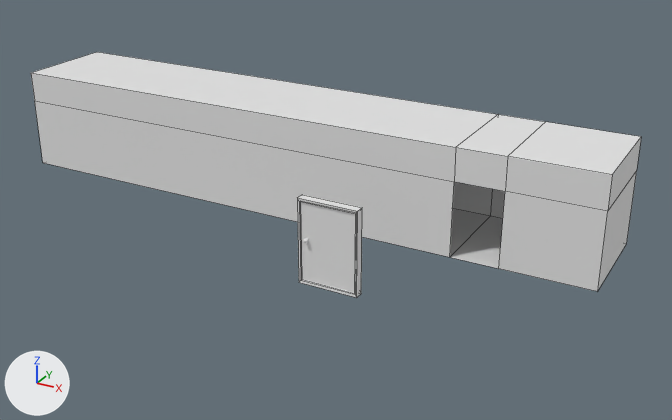
One commit to the Blender file TheButtonGame/Assets/Models/CorridorMain/CorridorHidden.blend: the scene before it, then after it.
Before and after are seen from a 50 mm lens placed at (8.67, -14.51, 7.17), pointed at (1.28, -1.09, 0.46). Lighting does not change. The marker at lower left points along +X, +Y and +Z. The older version comes first. Mesh edges are drawn as thin lines.
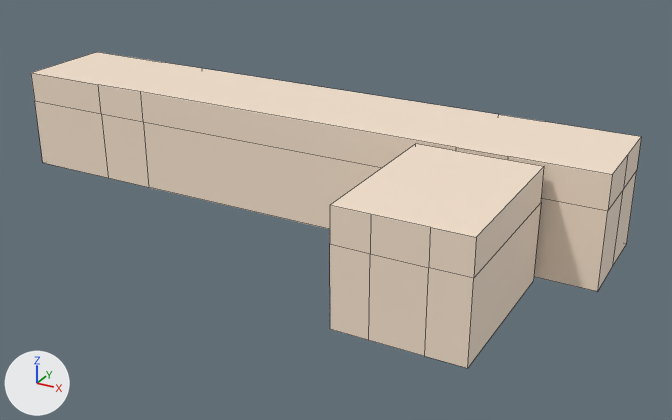
What differs and where, as boxes [x1, y1, x2, y2] in the pictures (672 x 420 px):
'Room1', added
    after: [330, 144, 544, 368]
'Plane', recoloured, moved (not visible afterwards)
    before: [300, 201, 356, 293]
'Plane.001', reshaped, moved, rescaled (not visible afterwards)
    before: [297, 195, 362, 298]
part 1 of me_cube_001, added
    after: [31, 52, 641, 290]
part 2 of me_cube_001, recoloured (white to beige)
    both: [456, 147, 612, 292]

Patch to the scene script:
```diff
--- a/TheButtonGame/Assets/Models/CorridorMain/CorridorHidden.blend.py
+++ b/TheButtonGame/Assets/Models/CorridorMain/CorridorHidden.blend.py
@@ mat_sign @@
+mat_sign = principled_material('Sign')
+mat_sign.base_color = (0.0423, 0.0999, 0.638)  # blue #3a59d1
@@ mat_door @@
+mat_door = principled_material('Door')
+mat_door.base_color = (0.0887, 0.0423, 0.007)  # brown #543a14
@@ mat_floor @@
+mat_floor = principled_material('Floor')
+mat_floor.base_color = (0.587, 0.497, 0.299)  # beige #c9bb95
@@ mat_walls @@
+mat_walls = principled_material('Walls')
+mat_walls.base_color = (0.951, 0.788, 0.635)  # beige #f9e6d1
@@ me_cube_001 @@
 # used by ob_corridor; location = (0.0, 0.0, 1.0)
-me_cube_001.from_pydata(...)  # 24 vertices, 21 faces; spans x -6.0..6.0, y -1.0..1.0, z -1.0..1.0
+me_cube_001.from_pydata(...)  # 46 vertices, 33 faces; spans x -6.0..6.0, y -1.15..1.0, z -1.0..1.0
+# me_cube_001 part 1: 22 vertices added at x -6.0..6.0, y -1.15..1.0, z -1.0..1.0
+# me_cube_001 part 2: 7 faces spanning x 3.47..6.0, y -1.0..1.0, z -1.0..1.0 switch from no material to mat_walls (beige #f9e6d1)
+me_cube_001.materials.append(mat_floor)  # beige #c9bb95
@@ me_plane @@
 # used by ob_plane; location = (2.15, -2.87, 0.7); rotation_euler = (1.571, 0.0, 0.0), in degrees (90, 0, 0)
-me_plane.from_pydata(...)  # 8 vertices, 6 faces; spans x -0.5..0.5, y -0.7..0.7, z -0.045..0.045
+me_plane.from_pydata(...)  # 8 vertices, 6 faces; spans x -0.441..0.441, y -0.7..0.7, z -0.045..0.045
+# edits to the shape of me_plane do not show in these pictures
+me_plane.materials.append(mat_door)  # brown #543a14
@@ me_plane_001 @@
 # used by ob_plane_001; location = (2.15, -2.87, 0.7); rotation_euler = (1.571, 0.0, 0.0), in degrees (90, 0, 0)
-me_plane_001.from_pydata(...)  # 16 vertices, 16 faces; spans x -0.54..0.54, y -0.75..0.75, z -0.08..0.08
+me_plane_001.from_pydata(...)  # 8 vertices, 6 faces; spans x -1.0..1.0, y -0.54..0.54, z -0.07..0.0
+# me_plane_001 part 3: the whole mesh is rebuilt
+me_plane_001.materials.append(mat_sign)  # blue #3a59d1
@@ me_cube_002 @@
+me_cube_002.from_pydata(...)  # 24 vertices, 19 faces; spans x 2.82..4.99, y -4.07..-1.15, z -1.0..1.0
+# faces by material slot: [3, 16]
+me_cube_002.materials.append(mat_floor)  # beige #c9bb95
+me_cube_002.materials.append(mat_walls)  # beige #f9e6d1
@@ ob_plane @@
 ob_plane = bpy.data.objects.new('Plane', me_plane)
-ob_plane.location = (2.15, -2.87, 0.7)
+ob_plane.location = (3.91, -1.08, 0.7)
 ob_plane.rotation_euler = (1.571, 0.0, 0.0)  # degrees (90, 0, 0)
@@ ob_plane_001 @@
 ob_plane_001 = bpy.data.objects.new('Plane.001', me_plane_001)
-ob_plane_001.location = (2.15, -2.87, 0.7)
+ob_plane_001.location = (3.91, -0.99, 1.54)
 ob_plane_001.rotation_euler = (1.571, 0.0, 0.0)  # degrees (90, 0, 0)
+ob_plane_001.scale = (0.156, 0.156, 0.156)
@@ ob_room1 @@
+ob_room1 = bpy.data.objects.new('Room1', me_cube_002)
+ob_room1.location = (0.0, 0.0, 1.0)
```
